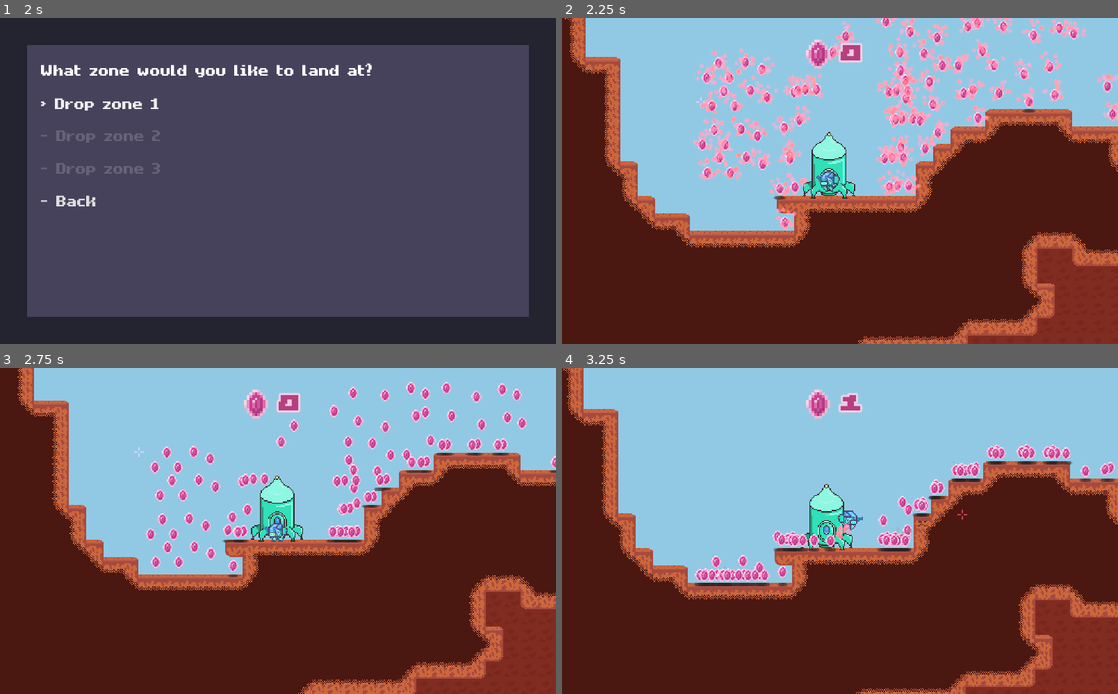
Above: before the commit, frames 1-4 (two rows, left to right).
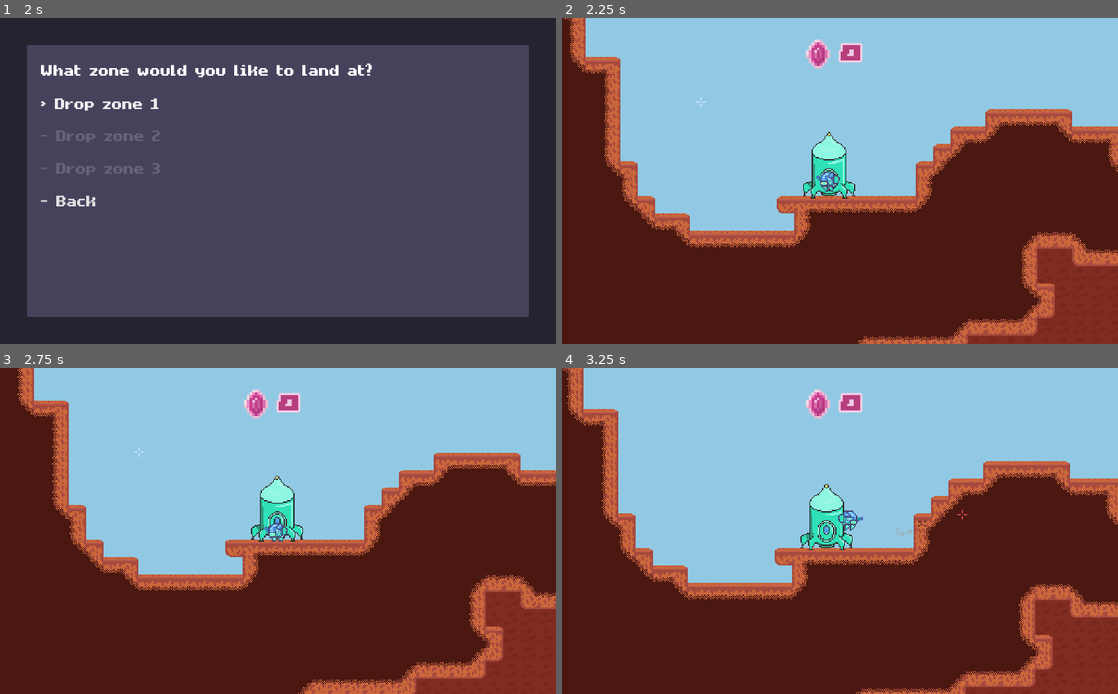
Above: after the commit, the same moments.

Repository: MichaelRRyan/Mecha-Miners
Game: Godot game, scene res://scenes/screens/ShipScreen.tscn
The game is run twice, just before and just after one commit, with the same random seed, the same clock (stepped at 60 frames per second) and the same inputs.
Inputs (mouse positions are in pixels of both pictures, inside the frame that each line leads up to):
- Up to frame 1 (2 s): click "> Navigate" at 0.5 s; click "> Free for all planet" at 1.25 s
- Up to frame 2 (2.25 s): click "> Drop zone 1" at 2 s
- Up to frame 3 (2.75 s): no input
- Up to frame 4 (3.25 s): tap Enter at 2.75 s; move the mouse to (962, 514) at 2.77 s; press the mouse at (962, 514) at 2.78 s; hold D (move_right) from 2.78 s (still down); tap W (jump) at 3.02 s

Frame 1 is identical in both runs. In frame 2, 7.7% of the frame differs, in the area x 23-100%, y 0-66%; in frame 3, 3.9%; in frame 4, 3.0%.

Commit message:
Added deposit and withdraw functionality to the drop pod menu

Diff:
--- a/scenes/DropPodMenu.tscn
+++ b/scenes/DropPodMenu.tscn
@@ -115,6 +115,9 @@
 margin_top = 267.0
 margin_bottom = 450.0
 
+[connection signal="pressed" from="HDivider/ActionsList/ResourcesActionList/DepositGems" to="." method="_on_DepositGems_pressed"]
+[connection signal="pressed" from="HDivider/ActionsList/ResourcesActionList/DepositAll" to="." method="_on_DepositAll_pressed"]
+[connection signal="pressed" from="HDivider/ActionsList/ResourcesActionList/WithdrawAll" to="." method="_on_WithdrawAll_pressed"]
 [connection signal="pressed" from="HDivider/ActionsList/ReturnToShip" to="." method="_on_ReturnToShip_pressed"]
 [connection signal="pressed" from="HDivider/ActionsList/CloseMenu" to="." method="_on_CloseMenu_pressed"]
 [connection signal="slot_pressed" from="HDivider/InventoryList/PlayerInventoryUI" to="." method="_on_PlayerInventoryUI_slot_pressed"]
--- a/scenes/Gameplay.tscn
+++ b/scenes/Gameplay.tscn
@@ -7,7 +7,6 @@
 [ext_resource path="res://scenes/DropPod.tscn" type="PackedScene" id=5]
 [ext_resource path="res://scenes/Cursor.tscn" type="PackedScene" id=6]
 [ext_resource path="res://scripts/PlayerManager.gd" type="Script" id=7]
-[ext_resource path="res://scenes/CrystalShard.tscn" type="PackedScene" id=8]
 
 [node name="Gameplay" type="Node2D"]
 
@@ -40,275 +39,6 @@
 
 [node name="DropPod" parent="." instance=ExtResource( 5 )]
 
-[node name="Node2D" type="Node2D" parent="."]
-
-[node name="CrystalShard" parent="Node2D" instance=ExtResource( 8 )]
-position = Vector2( 130.248, 79.8724 )
-
-[node name="CrystalShard2" parent="Node2D" instance=ExtResource( 8 )]
-position = Vector2( 134.707, 34.9799 )
-
-[node name="CrystalShard3" parent="Node2D" instance=ExtResource( 8 )]
-position = Vector2( 187.924, 30.223 )
-
-[node name="CrystalShard4" parent="Node2D" instance=ExtResource( 8 )]
-position = Vector2( 220.627, 30.223 )
-
-[node name="CrystalShard5" parent="Node2D" instance=ExtResource( 8 )]
-position = Vector2( 3.00276, 95.332 )
-
-[node name="CrystalShard6" parent="Node2D" instance=ExtResource( 8 )]
-position = Vector2( -26.7274, 103.359 )
-
-[node name="CrystalShard7" parent="Node2D" instance=ExtResource( 8 )]
-position = Vector2( -47.8358, 103.359 )
-
-[node name="CrystalShard8" parent="Node2D" instance=ExtResource( 8 )]
-position = Vector2( -36.8356, 89.6833 )
-
-[node name="CrystalShard9" parent="Node2D" instance=ExtResource( 8 )]
-position = Vector2( -12.1596, 89.0887 )
-
-[node name="CrystalShard10" parent="Node2D" instance=ExtResource( 8 )]
-position = Vector2( 23.5166, 149.144 )
-
-[node name="CrystalShard11" parent="Node2D" instance=ExtResource( 8 )]
-position = Vector2( 32.7329, 116.44 )
-
-[node name="CrystalShard12" parent="Node2D" instance=ExtResource( 8 )]
-position = Vector2( 126.977, 115.251 )
-
-[node name="CrystalShard13" parent="Node2D" instance=ExtResource( 8 )]
-position = Vector2( 137.383, 115.251 )
-
-[node name="CrystalShard14" parent="Node2D" instance=ExtResource( 8 )]
-position = Vector2( 119.842, 116.143 )
-
-[node name="CrystalShard15" parent="Node2D" instance=ExtResource( 8 )]
-position = Vector2( 152.545, 81.0616 )
-
-[node name="CrystalShard16" parent="Node2D" instance=ExtResource( 8 )]
-position = Vector2( 164.437, 66.1965 )
-
-[node name="CrystalShard17" parent="Node2D" instance=ExtResource( 8 )]
-position = Vector2( 201.303, 52.818 )
-
-[node name="CrystalShard18" parent="Node2D" instance=ExtResource( 8 )]
-position = Vector2( 248.276, 38.2502 )
-
-[node name="CrystalShard19" parent="Node2D" instance=ExtResource( 8 )]
-position = Vector2( 272.061, 31.7096 )
-
-[node name="CrystalShard20" parent="Node2D" instance=ExtResource( 8 )]
-position = Vector2( 325.124, 49.4629 )
-
-[node name="CrystalShard21" parent="Node2D" instance=ExtResource( 8 )]
-position = Vector2( 134.216, 18.3606 )
-
-[node name="CrystalShard22" parent="Node2D" instance=ExtResource( 8 )]
-position = Vector2( 138.676, -26.5319 )
-
-[node name="CrystalShard23" parent="Node2D" instance=ExtResource( 8 )]
-position = Vector2( 191.893, -31.2887 )
-
-[node name="CrystalShard24" parent="Node2D" instance=ExtResource( 8 )]
-position = Vector2( 224.596, -31.2887 )
-
-[node name="CrystalShard25" parent="Node2D" instance=ExtResource( 8 )]
-position = Vector2( 6.97125, 33.8203 )
-
-[node name="CrystalShard26" parent="Node2D" instance=ExtResource( 8 )]
-position = Vector2( -22.7589, 41.8474 )
-
-[node name="CrystalShard27" parent="Node2D" instance=ExtResource( 8 )]
-position = Vector2( -43.8673, 41.8474 )
-
-[node name="CrystalShard28" parent="Node2D" instance=ExtResource( 8 )]
-position = Vector2( -32.8671, 28.1716 )
-
-[node name="CrystalShard29" parent="Node2D" instance=ExtResource( 8 )]
-position = Vector2( -8.19112, 27.5769 )
-
-[node name="CrystalShard30" parent="Node2D" instance=ExtResource( 8 )]
-position = Vector2( 27.4851, 87.6318 )
-
-[node name="CrystalShard31" parent="Node2D" instance=ExtResource( 8 )]
-position = Vector2( 36.7014, 54.9287 )
-
-[node name="CrystalShard32" parent="Node2D" instance=ExtResource( 8 )]
-position = Vector2( 130.946, 53.7395 )
-
-[node name="CrystalShard33" parent="Node2D" instance=ExtResource( 8 )]
-position = Vector2( 141.351, 53.7395 )
-
-[node name="CrystalShard34" parent="Node2D" instance=ExtResource( 8 )]
-position = Vector2( 123.811, 54.6314 )
-
-[node name="CrystalShard35" parent="Node2D" instance=ExtResource( 8 )]
-position = Vector2( 156.514, 19.5498 )
-
-[node name="CrystalShard36" parent="Node2D" instance=ExtResource( 8 )]
-position = Vector2( 168.406, 4.68473 )
-
-[node name="CrystalShard37" parent="Node2D" instance=ExtResource( 8 )]
-position = Vector2( 205.271, -8.69382 )
-
-[node name="CrystalShard38" parent="Node2D" instance=ExtResource( 8 )]
-position = Vector2( 252.245, -23.2616 )
-
-[node name="CrystalShard39" parent="Node2D" instance=ExtResource( 8 )]
-position = Vector2( 276.029, -29.8022 )
-
-[node name="CrystalShard40" parent="Node2D" instance=ExtResource( 8 )]
-position = Vector2( 289.408, -24.7481 )
-
-[node name="CrystalShard41" parent="Node2D" instance=ExtResource( 8 )]
-position = Vector2( 125.486, 54.0771 )
-
-[node name="CrystalShard42" parent="Node2D" instance=ExtResource( 8 )]
-position = Vector2( 129.945, 9.1846 )
-
-[node name="CrystalShard43" parent="Node2D" instance=ExtResource( 8 )]
-position = Vector2( 183.162, 4.42778 )
-
-[node name="CrystalShard44" parent="Node2D" instance=ExtResource( 8 )]
-position = Vector2( 215.865, 4.42778 )
-
-[node name="CrystalShard45" parent="Node2D" instance=ExtResource( 8 )]
-position = Vector2( -1.75945, 69.5368 )
-
-[node name="CrystalShard46" parent="Node2D" instance=ExtResource( 8 )]
-position = Vector2( -31.4896, 77.5639 )
-
-[node name="CrystalShard47" parent="Node2D" instance=ExtResource( 8 )]
-position = Vector2( -52.598, 77.5639 )
-
-[node name="CrystalShard48" parent="Node2D" instance=ExtResource( 8 )]
-position = Vector2( -41.5978, 63.8881 )
-
-[node name="CrystalShard49" parent="Node2D" instance=ExtResource( 8 )]
-position = Vector2( -16.9218, 63.2935 )
-
-[node name="CrystalShard50" parent="Node2D" instance=ExtResource( 8 )]
-position = Vector2( 18.7544, 123.348 )
-
-[node name="CrystalShard51" parent="Node2D" instance=ExtResource( 8 )]
-position = Vector2( 27.9707, 90.6452 )
-
-[node name="CrystalShard52" parent="Node2D" instance=ExtResource( 8 )]
-position = Vector2( 122.215, 89.456 )
-
-[node name="CrystalShard53" parent="Node2D" instance=ExtResource( 8 )]
-position = Vector2( 132.621, 89.456 )
-
-[node name="CrystalShard54" parent="Node2D" instance=ExtResource( 8 )]
-position = Vector2( 115.08, 90.3479 )
-
-[node name="CrystalShard55" parent="Node2D" instance=ExtResource( 8 )]
-position = Vector2( 147.783, 55.2663 )
-
-[node name="CrystalShard56" parent="Node2D" instance=ExtResource( 8 )]
-position = Vector2( 159.675, 40.4013 )
-
-[node name="CrystalShard57" parent="Node2D" instance=ExtResource( 8 )]
-position = Vector2( 196.541, 27.0227 )
-
-[node name="CrystalShard58" parent="Node2D" instance=ExtResource( 8 )]
-position = Vector2( 243.514, 12.4549 )
-
-[node name="CrystalShard59" parent="Node2D" instance=ExtResource( 8 )]
-position = Vector2( 267.298, 5.91429 )
-
-[node name="CrystalShard60" parent="Node2D" instance=ExtResource( 8 )]
-position = Vector2( 320.362, 23.6676 )
-
-[node name="CrystalShard61" parent="Node2D" instance=ExtResource( 8 )]
-position = Vector2( 129.454, -7.43467 )
-
-[node name="CrystalShard62" parent="Node2D" instance=ExtResource( 8 )]
-position = Vector2( 133.914, -52.3272 )
-
-[node name="CrystalShard63" parent="Node2D" instance=ExtResource( 8 )]
-position = Vector2( 187.131, -57.084 )
-
-[node name="CrystalShard64" parent="Node2D" instance=ExtResource( 8 )]
-position = Vector2( 219.834, -57.084 )
-
-[node name="CrystalShard65" parent="Node2D" instance=ExtResource( 8 )]
-position = Vector2( 2.20905, 8.025 )
-
-[node name="CrystalShard66" parent="Node2D" instance=ExtResource( 8 )]
-position = Vector2( -27.5211, 16.0521 )
-
-[node name="CrystalShard67" parent="Node2D" instance=ExtResource( 8 )]
-position = Vector2( -48.6295, 16.0521 )
-
-[node name="CrystalShard68" parent="Node2D" instance=ExtResource( 8 )]
-position = Vector2( -37.6293, 2.37629 )
-
-[node name="CrystalShard69" parent="Node2D" instance=ExtResource( 8 )]
-position = Vector2( -12.9533, 1.78168 )
-
-[node name="CrystalShard70" parent="Node2D" instance=ExtResource( 8 )]
-position = Vector2( 22.7228, 61.8366 )
-
-[node name="CrystalShard71" parent="Node2D" instance=ExtResource( 8 )]
-position = Vector2( 31.9392, 29.1334 )
-
-[node name="CrystalShard72" parent="Node2D" instance=ExtResource( 8 )]
-position = Vector2( 126.184, 27.9442 )
-
-[node name="CrystalShard73" parent="Node2D" instance=ExtResource( 8 )]
-position = Vector2( 136.589, 27.9442 )
-
-[node name="CrystalShard74" parent="Node2D" instance=ExtResource( 8 )]
-position = Vector2( 119.049, 28.8361 )
-
-[node name="CrystalShard75" parent="Node2D" instance=ExtResource( 8 )]
-position = Vector2( 151.752, -6.24546 )
-
-[node name="CrystalShard76" parent="Node2D" instance=ExtResource( 8 )]
-position = Vector2( 163.644, -21.1105 )
-
-[node name="CrystalShard77" parent="Node2D" instance=ExtResource( 8 )]
-position = Vector2( 200.509, -34.4891 )
-
-[node name="CrystalShard78" parent="Node2D" instance=ExtResource( 8 )]
-position = Vector2( 247.483, -49.0569 )
-
-[node name="CrystalShard79" parent="Node2D" instance=ExtResource( 8 )]
-position = Vector2( 271.267, -55.5975 )
-
-[node name="CrystalShard80" parent="Node2D" instance=ExtResource( 8 )]
-position = Vector2( 284.645, -50.5434 )
-
-[node name="CrystalShard81" parent="Node2D" instance=ExtResource( 8 )]
-position = Vector2( 42.0515, 26.7537 )
-
-[node name="CrystalShard82" parent="Node2D" instance=ExtResource( 8 )]
-position = Vector2( 52.457, 26.7537 )
-
-[node name="CrystalShard83" parent="Node2D" instance=ExtResource( 8 )]
-position = Vector2( 34.9163, 27.6456 )
-
-[node name="CrystalShard84" parent="Node2D" instance=ExtResource( 8 )]
-position = Vector2( 67.6194, -7.43602 )
-
-[node name="CrystalShard85" parent="Node2D" instance=ExtResource( 8 )]
-position = Vector2( 79.5115, -22.3011 )
-
-[node name="CrystalShard86" parent="Node2D" instance=ExtResource( 8 )]
-position = Vector2( 116.377, -35.6796 )
-
-[node name="CrystalShard87" parent="Node2D" instance=ExtResource( 8 )]
-position = Vector2( 163.35, -50.2474 )
-
-[node name="CrystalShard88" parent="Node2D" instance=ExtResource( 8 )]
-position = Vector2( 187.135, -56.788 )
-
-[node name="CrystalShard89" parent="Node2D" instance=ExtResource( 8 )]
-position = Vector2( 200.513, -51.7339 )
-
 [connection signal="menu_toggled" from="GUIManager" to="Cursor" method="_on_GUIManager_menu_toggled"]
 [connection signal="crystal_amount_changed" from="PlayerManager/Player" to="GUIManager" method="_on_Player_crystal_amount_changed"]
 [connection signal="menu_toggled" from="DropPod" to="GUIManager" method="_on_DropPod_menu_toggled"]
--- a/scripts/DropPodMenu.gd
+++ b/scripts/DropPodMenu.gd
@@ -10,24 +10,48 @@
 onready var drop_pod_inventory_ui = $HDivider/InventoryList/DropPodInventoryUI
 
 
-# -----------------------------------------------------------------------------
+# ------------------------------------------------------------------------------
 func _ready():
 	drop_pod_inventory_ui.set_inventory(drop_pod_inventory)
 	drop_pod_inventory_ui.refresh()
 
-# -----------------------------------------------------------------------------
+
+# ------------------------------------------------------------------------------
+func _on_DepositGems_pressed():
+	for i in range(0, Inventory.SIZE):
+		var index = Inventory.SIZE - 1 - i
+		var stack = player_inventory_ui.get_item_stack(index)
+		if stack and stack.type == ItemData.ItemType.GEM:
+			_move_stack(index, player_inventory_ui, drop_pod_inventory_ui)
+
+
+# ------------------------------------------------------------------------------
+func _on_DepositAll_pressed():
+	for i in range(0, Inventory.SIZE):
+		var index = Inventory.SIZE - 1 - i
+		_move_stack(index, player_inventory_ui, drop_pod_inventory_ui)
+
+
+# ------------------------------------------------------------------------------
+func _on_WithdrawAll_pressed():
+	for i in range(0, Inventory.SIZE):
+		var index = Inventory.SIZE - 1 - i
+		_move_stack(index, drop_pod_inventory_ui, player_inventory_ui)
+
+
+# ------------------------------------------------------------------------------
 func _on_ReturnToShip_pressed():
 	get_tree().paused = false
 	if get_tree().change_scene("res://scenes/screens/ShipScreen.tscn") != OK:
 		print("Error changing from DropPodMenu to ShipScreen.")
 
 
-# -----------------------------------------------------------------------------
+# ------------------------------------------------------------------------------
 func _on_CloseMenu_pressed():
 	emit_signal("menu_closed")
 
 
-# -----------------------------------------------------------------------------
+# ------------------------------------------------------------------------------
 func show():
 	visible = true
 
@@ -44,24 +68,24 @@
 	player_inventory_ui.refresh()
 
 
-# -----------------------------------------------------------------------------
+# ------------------------------------------------------------------------------
 func hide():
 	visible = false
 	var gems = player_inventory_ui.inventory.get_gem_count()
 	emit_signal("gems_amount_changed", gems)
 
 
-# -----------------------------------------------------------------------------
+# ------------------------------------------------------------------------------
 func _on_PlayerInventoryUI_slot_pressed(slot_index):
 	_move_stack(slot_index, player_inventory_ui, drop_pod_inventory_ui)
 
 
-# -----------------------------------------------------------------------------
+# ------------------------------------------------------------------------------
 func _on_DropPodInventoryUI_slot_pressed(slot_index):
 	_move_stack(slot_index, drop_pod_inventory_ui, player_inventory_ui)
 
 
-# -----------------------------------------------------------------------------
+# ------------------------------------------------------------------------------
 func _move_stack(stack_index, from_inventory, to_inventory):
 
 	# Tries to remove a stack at the specified index.
@@ -75,3 +99,6 @@
 		# 	inventory.
 		if remainder:
 			from_inventory.add_stack(remainder)
+
+
+# ------------------------------------------------------------------------------
--- a/scripts/Inventory.gd
+++ b/scripts/Inventory.gd
@@ -9,6 +9,14 @@
 # ------------------------------------------------------------------------------
 func get_stack_count():
 	return item_stacks.size()
+
+
+# ------------------------------------------------------------------------------
+func get_item_stack(stack_index):
+	if stack_index < item_stacks.size():
+		return item_stacks[stack_index]
+	else:
+		return null
 
 
 # ------------------------------------------------------------------------------
--- a/scripts/ui/InventoryUI.gd
+++ b/scripts/ui/InventoryUI.gd
@@ -39,7 +39,7 @@
 
 # -----------------------------------------------------------------------------
 func get_item_stack(slot_index):
-	return item_slots[slot_index].get_item_stack()
+	return inventory.get_item_stack(slot_index)
 
 
 # -----------------------------------------------------------------------------
Not shown: 1 places in scenes/Gameplay.tscn that only renumber resources
